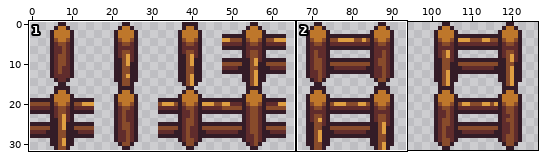
File history of a pixel-art file, Assets/2. Graphics/Structures/WoodenFence.aseprite. The picture above shows the old version from afar; the outline marks the close-up.
Close-up. Before the commit:
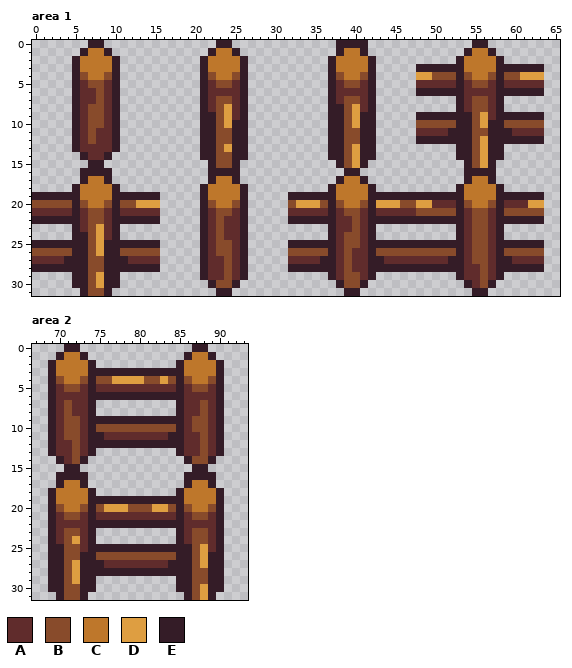
128x32 pixels, 1 frame. Shown: area 1: x 0..65, y 0..31; area 2: x 67..93, y 0..31. The wide view leaves out empty margins. The commit also changed other parts of the picture, which this record leaves out.
Palette (. is transparent): A #602c2c  B #884b2b  C #be772b  D #de9e41  E #341c27
Now the later version:
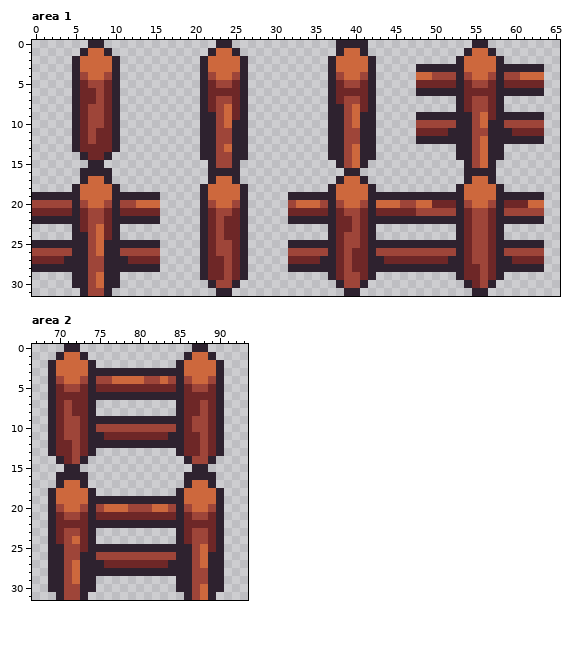
Difference:
Colour A changes from #602c2c to #6e2727.
Colour B changes from #884b2b to #9e4539.
Colour C changes from #be772b to #cd683d.
Colour E changes from #341c27 to #2e222f.
Area 1, layer "Sprite":
The edit turns colour D into colour C in row 4 at x 48 to 49 and 61 to 63; in row 8 at x 24 and 40; in rows 9 to 10 at x 24, 40 and 56; in row 12 at x 56; in row 13 at x 24, 40 and 56; in rows 14 to 15 at x 40 and 56.
The edit turns colour D into colour C in row 20 at x 13 to 15, 33 to 35, 43 to 45, 48 to 49 and 62 to 63; in rows 23 to 26 at x 8; in rows 29 to 30 at x 8.
Area 2, layer "Sprite":
The edit turns colour D into colour C in row 4 at x 77 to 80 and 83; in row 20 at x 76 to 78 and 82 to 83; in row 24 at x 72; in rows 25 to 26 at x 88; in row 27 at x 72 and 88; in rows 28 to 29 at x 72.
The edit turns colour D into colour C in rows 30 to 31 at x 88.
Pixel boxes of the changes (left, top, right, bottom) in both close-ups:
changed: (32, 40, 160, 296)
changed: (200, 40, 248, 296)
changed: (288, 40, 544, 296)
changed: (48, 344, 224, 600)
